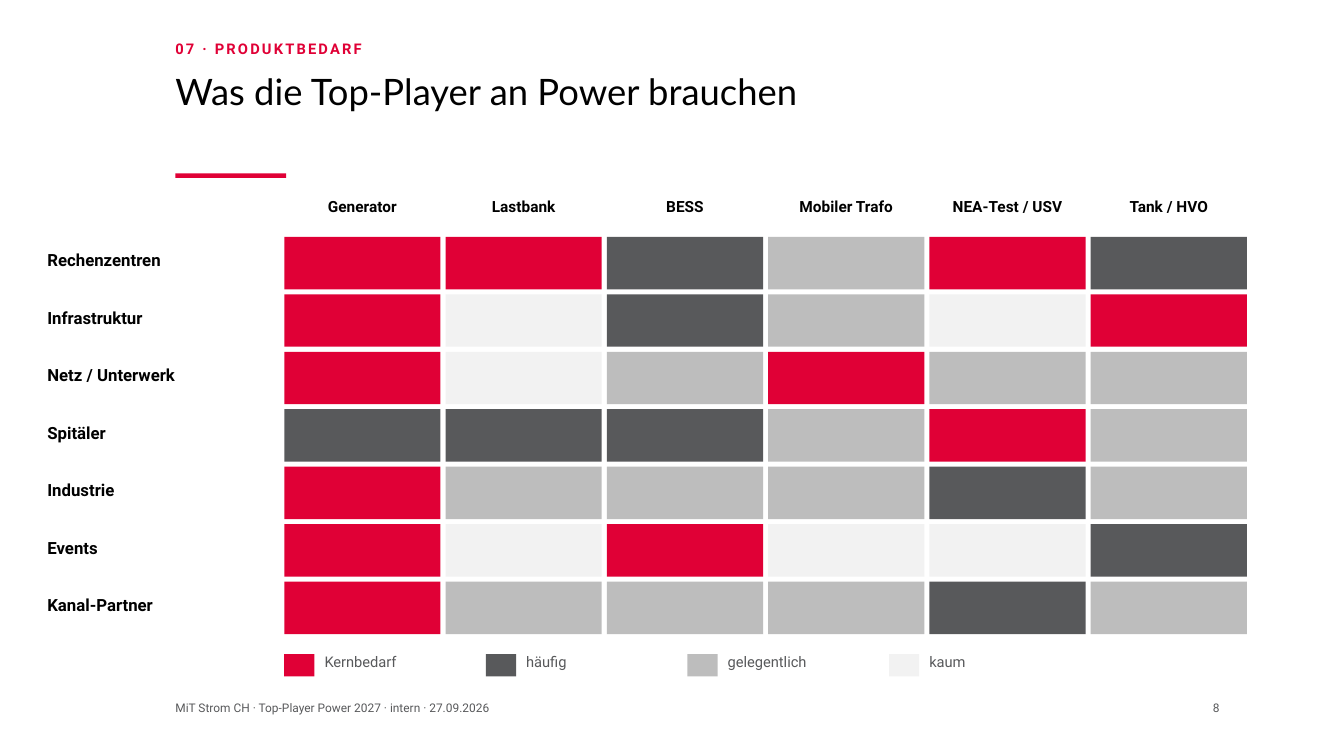
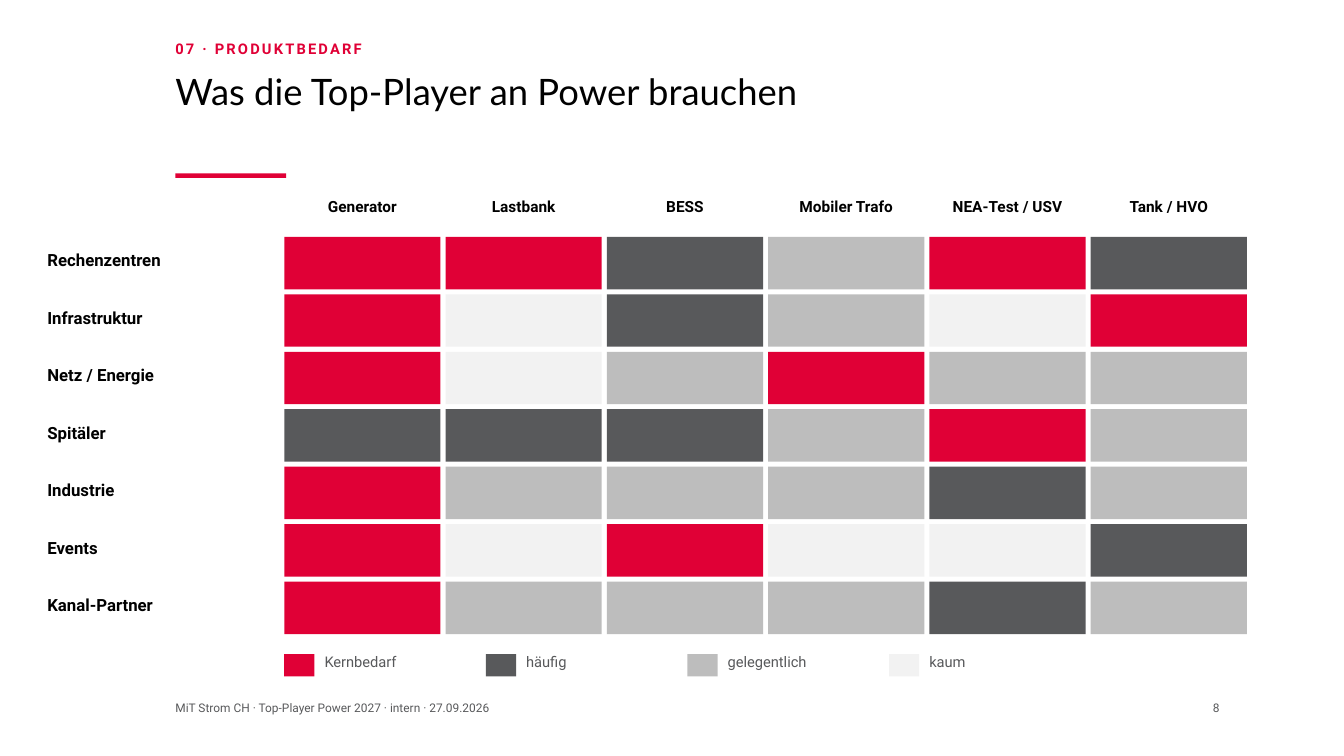
Before and after one commit to Ghostburaq/Burak, a slide deck: slide 8 of kundenliste/Top_Player_Power_Praesentation.pptx. Drawn at 1344x756 pixels with LibreOffice and Linux fonts; fonts in the diff are those of the drawing; background and template pictures are left out. Boxes give left, top, right and bottom in pixels: in the first picture for what was removed or moved away, otherwise in the second. Text is boxed around its words. In the diff, an @@ line names an element or a change of style, - is before the commit and + after.

```diff
--- a/kundenliste/Top_Player_Power_Praesentation.pptx
+++ b/kundenliste/Top_Player_Power_Praesentation.pptx
@@ text at <box>47,368,154,385</box>: text changed @@
-Netz / Unterwerk
+Netz / Energie
```
Also in this commit, not shown: 9 other slides changed, 1 slide added, 6 other files.
